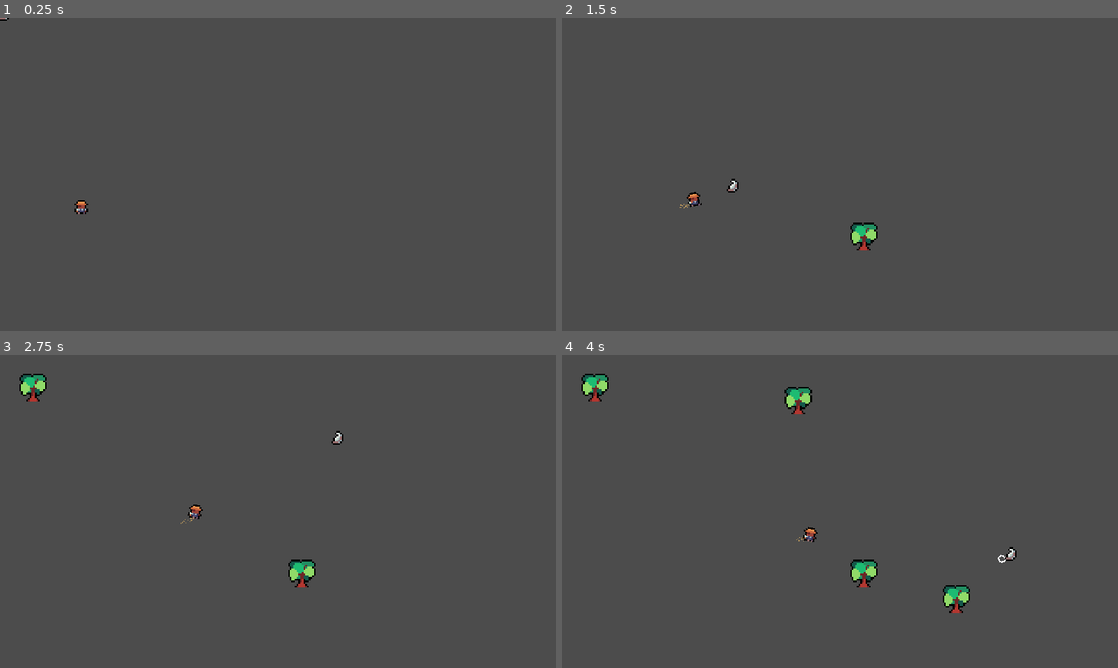
Above: before the commit, frames 1-4 (two rows, left to right).
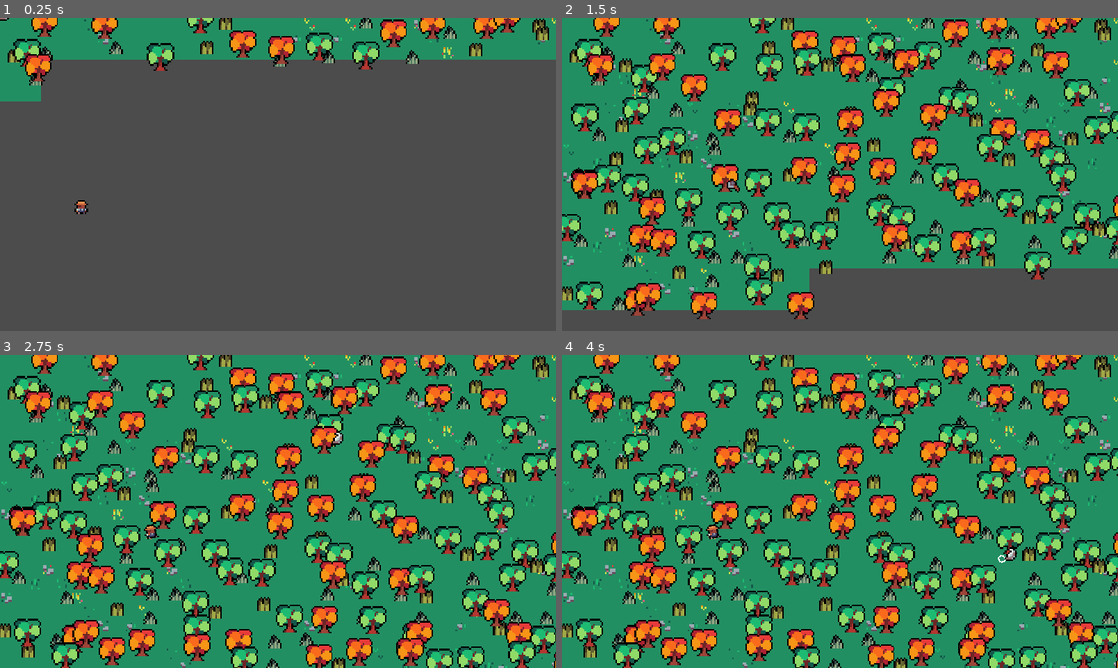
Above: after the commit, the same moments.

Repository: Fleyvera/FarmerLike
Game: Godot game, scene res://Scenes/Game.tscn
Same seed, same stepped clock (60 frames per second), same inputs: the game is played once before the commit and once after it.
Inputs (mouse positions are in pixels of both pictures, inside the frame that each line leads up to):
- Up to frame 1 (0.25 s): no input
- Up to frame 2 (1.5 s): move the mouse to (962, 158) at 0.52 s; click (962, 158) at 0.6 s; right-click (962, 158) at 0.8 s; move the mouse to (728, 190) at 1.27 s; right-click (728, 190) at 1.35 s
- Up to frame 3 (2.75 s): click (166, 527) at 1.55 s; move the mouse to (333, 442) at 2.02 s; click (333, 442) at 2.1 s; right-click (333, 442) at 2.3 s
- Up to frame 4 (4 s): move the mouse to (812, 574) at 2.77 s; right-click (812, 574) at 2.85 s; click (812, 574) at 3.05 s; move the mouse to (1006, 558) at 3.52 s; click (1006, 558) at 3.6 s; right-click (1006, 558) at 3.8 s

The runs differ from the first frame. In frame 1, 15% of the frame differs, in the area x 0-100%, y 0-27%; in frame 2, 86%; in frame 3, 99%, in the area x 0-100%, y 0-100%; in frame 4, 99%.

Commit message:
4° Att
Add Map Generator System
Add 2 trees and grass
Fix on mouse

Diff:
--- /dev/null
+++ b/Prefabs/GrassPool.tscn
@@ -0,0 +1,189 @@
+[gd_scene load_steps=9 format=2]
+
+[ext_resource path="res://Sprites/TinyRanch_MapDecorations.png" type="Texture" id=1]
+[ext_resource path="res://Scripts/Grass.gd" type="Script" id=2]
+[ext_resource path="res://Scripts/GrassPool.gd" type="Script" id=3]
+
+[sub_resource type="RectangleShape2D" id=11]
+extents = Vector2( 4, 1 )
+
+[sub_resource type="Animation" id=16]
+resource_name = "Pluck"
+length = 0.4
+loop = true
+tracks/0/type = "value"
+tracks/0/path = NodePath("Sprite:position")
+tracks/0/interp = 1
+tracks/0/loop_wrap = true
+tracks/0/imported = false
+tracks/0/enabled = true
+tracks/0/keys = {
+"times": PoolRealArray( 0, 0.1, 0.2, 0.3 ),
+"transitions": PoolRealArray( 1, 1, 1, 1 ),
+"update": 0,
+"values": [ Vector2( 0, 0 ), Vector2( 0.5, 0 ), Vector2( 0, 0 ), Vector2( -0.5, 0 ) ]
+}
+
+[sub_resource type="Animation" id=14]
+length = 0.001
+tracks/0/type = "value"
+tracks/0/path = NodePath("Sprite:rotation_degrees")
+tracks/0/interp = 1
+tracks/0/loop_wrap = true
+tracks/0/imported = false
+tracks/0/enabled = true
+tracks/0/keys = {
+"times": PoolRealArray( 0 ),
+"transitions": PoolRealArray( 1 ),
+"update": 0,
+"values": [ 0.0 ]
+}
+tracks/1/type = "value"
+tracks/1/path = NodePath("Sprite:position")
+tracks/1/interp = 1
+tracks/1/loop_wrap = true
+tracks/1/imported = false
+tracks/1/enabled = true
+tracks/1/keys = {
+"times": PoolRealArray( 0 ),
+"transitions": PoolRealArray( 1 ),
+"update": 0,
+"values": [ Vector2( 0, 0 ) ]
+}
+
+[sub_resource type="Animation" id=17]
+resource_name = "Pluck"
+length = 0.4
+loop = true
+tracks/0/type = "value"
+tracks/0/path = NodePath("Sprite:position")
+tracks/0/interp = 1
+tracks/0/loop_wrap = true
+tracks/0/imported = false
+tracks/0/enabled = true
+tracks/0/keys = {
+"times": PoolRealArray( 0, 0.1, 0.2, 0.3 ),
+"transitions": PoolRealArray( 1, 1, 1, 1 ),
+"update": 0,
+"values": [ Vector2( 0, 0 ), Vector2( 0.5, 0 ), Vector2( 0, 0 ), Vector2( -0.5, 0 ) ]
+}
+
+[sub_resource type="Animation" id=18]
+length = 0.001
+tracks/0/type = "value"
+tracks/0/path = NodePath("Sprite:rotation_degrees")
+tracks/0/interp = 1
+tracks/0/loop_wrap = true
+tracks/0/imported = false
+tracks/0/enabled = true
+tracks/0/keys = {
+"times": PoolRealArray( 0 ),
+"transitions": PoolRealArray( 1 ),
+"update": 0,
+"values": [ 0.0 ]
+}
+tracks/1/type = "value"
+tracks/1/path = NodePath("Sprite:position")
+tracks/1/interp = 1
+tracks/1/loop_wrap = true
+tracks/1/imported = false
+tracks/1/enabled = true
+tracks/1/keys = {
+"times": PoolRealArray( 0 ),
+"transitions": PoolRealArray( 1 ),
+"update": 0,
+"values": [ Vector2( 0, 0 ) ]
+}
+
+[node name="GrassPool" type="Node2D"]
+z_index = 2
+script = ExtResource( 3 )
+
+[node name="Grass" type="StaticBody2D" parent="." groups=["Grass"]]
+position = Vector2( 1, -2 )
+scale = Vector2( 3, 3 )
+script = ExtResource( 2 )
+
+[node name="CollisionShape2D" type="CollisionShape2D" parent="Grass"]
+position = Vector2( 0, 2.66667 )
+shape = SubResource( 11 )
+disabled = true
+
+[node name="ActionArea" type="Area2D" parent="Grass" groups=["Grass"]]
+
+[node name="CollisionPolygon2D" type="CollisionPolygon2D" parent="Grass/ActionArea"]
+polygon = PoolVector2Array( -3.66667, 3.66667, -3.66667, 1.33333, -2.66667, -0.666667, -0.333333, -4, 3, -1, 4, 1, 4, 4, -3.66667, 4 )
+
+[node name="Sprite" type="Sprite" parent="Grass"]
+texture = ExtResource( 1 )
+region_enabled = true
+region_rect = Rect2( 16.0493, 0.119152, 7.8299, 7.83924 )
+
+[node name="AnimationPlayer" type="AnimationPlayer" parent="Grass"]
+anims/Pluck = SubResource( 16 )
+anims/RESET = SubResource( 14 )
+
+[node name="GrassFx" type="CPUParticles2D" parent="Grass"]
+rotation = -1.5708
+emitting = false
+amount = 50
+lifetime = 1.5
+speed_scale = 1.5
+local_coords = false
+emission_shape = 1
+emission_sphere_radius = 3.0
+gravity = Vector2( 0, 45 )
+initial_velocity = 10.0
+angular_velocity = 200.0
+angle = 360.0
+angle_random = 1.0
+scale_amount = 2.5
+scale_amount_random = 1.0
+color = Color( 0.445285, 0.561523, 0.374532, 1 )
+
+[node name="Grass2" type="StaticBody2D" parent="." groups=["Grass"]]
+position = Vector2( 29, -2 )
+scale = Vector2( 3, 3 )
+script = ExtResource( 2 )
+
+[node name="CollisionShape2D" type="CollisionShape2D" parent="Grass2"]
+position = Vector2( 0, 2.66667 )
+shape = SubResource( 11 )
+disabled = true
+
+[node name="ActionArea" type="Area2D" parent="Grass2" groups=["Grass"]]
+
+[node name="CollisionPolygon2D" type="CollisionPolygon2D" parent="Grass2/ActionArea"]
+polygon = PoolVector2Array( -3.66667, 3.66667, -3.66667, 1.33333, -3.66667, -2, -2, -3.33333, 3.66667, -3, 4, 1, 4, 4, -3.66667, 4 )
+
+[node name="Sprite" type="Sprite" parent="Grass2"]
+texture = ExtResource( 1 )
+region_enabled = true
+region_rect = Rect2( 8.11952, 8.05215, 7.76885, 7.89833 )
+
+[node name="AnimationPlayer" type="AnimationPlayer" parent="Grass2"]
+anims/Pluck = SubResource( 17 )
+anims/RESET = SubResource( 18 )
+
+[node name="GrassFx" type="CPUParticles2D" parent="Grass2"]
+rotation = -1.5708
+emitting = false
+amount = 50
+lifetime = 1.5
+speed_scale = 1.5
+local_coords = false
+emission_shape = 1
+emission_sphere_radius = 3.0
+gravity = Vector2( 0, 45 )
+initial_velocity = 10.0
+angular_velocity = 200.0
+angle = 360.0
+angle_random = 1.0
+scale_amount = 2.5
+scale_amount_random = 1.0
+color = Color( 0.445285, 0.561523, 0.374532, 1 )
+
+[connection signal="area_shape_entered" from="Grass/ActionArea" to="Grass" method="_on_ActionArea_area_shape_entered"]
+[connection signal="area_shape_exited" from="Grass/ActionArea" to="Grass" method="_on_ActionArea_area_shape_exited"]
+[connection signal="area_shape_entered" from="Grass2/ActionArea" to="Grass2" method="_on_ActionArea_area_shape_entered"]
+[connection signal="area_shape_exited" from="Grass2/ActionArea" to="Grass2" method="_on_ActionArea_area_shape_exited"]
--- /dev/null
+++ b/Prefabs/MapPool.tscn
@@ -0,0 +1,139 @@
+[gd_scene load_steps=4 format=2]
+
+[ext_resource path="res://Sprites/TinyRanch_Tiles.png" type="Texture" id=1]
+[ext_resource path="res://Scripts/MapPool.gd" type="Script" id=2]
+
+[sub_resource type="TileSet" id=1]
+0/name = "TinyRanch_Tiles.png 0"
+0/texture = ExtResource( 1 )
+0/tex_offset = Vector2( 0, 0 )
+0/modulate = Color( 1, 1, 1, 1 )
+0/region = Rect2( 0, 0, 64, 24 )
+0/tile_mode = 2
+0/autotile/icon_coordinate = Vector2( 0, 0 )
+0/autotile/tile_size = Vector2( 8, 8 )
+0/autotile/spacing = 0
+0/autotile/occluder_map = [  ]
+0/autotile/navpoly_map = [  ]
+0/autotile/priority_map = [  ]
+0/autotile/z_index_map = [  ]
+0/occluder_offset = Vector2( 0, 0 )
+0/navigation_offset = Vector2( 0, 0 )
+0/shape_offset = Vector2( 0, 0 )
+0/shape_transform = Transform2D( 1, 0, 0, 1, 0, 0 )
+0/shape_one_way = false
+0/shape_one_way_margin = 0.0
+0/shapes = [  ]
+0/z_index = 0
+
+[node name="MapPool" type="Node2D"]
+script = ExtResource( 2 )
+
+[node name="Grass" type="TileMap" parent="."]
+scale = Vector2( 3, 3 )
+z_index = -1
+tile_set = SubResource( 1 )
+cell_size = Vector2( 8, 8 )
+cell_quadrant_size = 8
+cell_custom_transform = Transform2D( 8, 0, 0, 8, 0, 0 )
+format = 1
+tile_data = PoolIntArray( 0, 0, 0, 1, 0, 65536, 2, 0, 65536, 65536, 0, 65536, 65537, 0, 65536, 65538, 0, 65538, 131072, 0, 3, 131073, 0, 65536, 131074, 0, 65536 )
+
+[node name="Grass2" type="TileMap" parent="."]
+position = Vector2( 80, 0 )
+scale = Vector2( 3, 3 )
+z_index = -1
+tile_set = SubResource( 1 )
+cell_size = Vector2( 8, 8 )
+cell_quadrant_size = 8
+cell_custom_transform = Transform2D( 8, 0, 0, 8, 0, 0 )
+format = 1
+tile_data = PoolIntArray( 0, 0, 65536, 1, 0, 65536, 2, 0, 65536, 65536, 0, 65536, 65537, 0, 65536, 65538, 0, 65536, 131072, 0, 65536, 131073, 0, 65536, 131074, 0, 65536 )
+
+[node name="Grass3" type="TileMap" parent="."]
+position = Vector2( 160, 0 )
+scale = Vector2( 3, 3 )
+z_index = -1
+tile_set = SubResource( 1 )
+cell_size = Vector2( 8, 8 )
+cell_quadrant_size = 8
+cell_custom_transform = Transform2D( 8, 0, 0, 8, 0, 0 )
+format = 1
+tile_data = PoolIntArray( 0, 0, 7, 1, 0, 65536, 2, 0, 65536, 65536, 0, 65536, 65537, 0, 65539, 65538, 0, 65536, 131072, 0, 65536, 131073, 0, 65536, 131074, 0, 65542 )
+
+[node name="Grass4" type="TileMap" parent="."]
+position = Vector2( 240, 0 )
+scale = Vector2( 3, 3 )
+z_index = -1
+tile_set = SubResource( 1 )
+cell_size = Vector2( 8, 8 )
+cell_quadrant_size = 8
+cell_custom_transform = Transform2D( 8, 0, 0, 8, 0, 0 )
+format = 1
+tile_data = PoolIntArray( 0, 0, 65536, 1, 0, 4, 2, 0, 65536, 65536, 0, 2, 65537, 0, 65536, 65538, 0, 65536, 131072, 0, 65536, 131073, 0, 65536, 131074, 0, 65536 )
+
+[node name="Grass5" type="TileMap" parent="."]
+position = Vector2( 0, 80 )
+scale = Vector2( 3, 3 )
+z_index = -1
+tile_set = SubResource( 1 )
+cell_size = Vector2( 8, 8 )
+cell_quadrant_size = 8
+cell_custom_transform = Transform2D( 8, 0, 0, 8, 0, 0 )
+format = 1
+tile_data = PoolIntArray( 0, 0, 65537, 1, 0, 65536, 2, 0, 65536, 65536, 0, 65536, 65537, 0, 1, 65538, 0, 65536, 131072, 0, 65536, 131073, 0, 65536, 131074, 0, 65536 )
+
+[node name="Grass6" type="TileMap" parent="."]
+position = Vector2( 80, 80 )
+scale = Vector2( 3, 3 )
+z_index = -1
+tile_set = SubResource( 1 )
+cell_size = Vector2( 8, 8 )
+cell_quadrant_size = 8
+cell_custom_transform = Transform2D( 8, 0, 0, 8, 0, 0 )
+format = 1
+tile_data = PoolIntArray( 0, 0, 65536, 1, 0, 65536, 2, 0, 65536, 65536, 0, 65536, 65537, 0, 65536, 65538, 0, 65536, 131072, 0, 65536, 131073, 0, 65536, 131074, 0, 65536 )
+
+[node name="Grass7" type="TileMap" parent="."]
+position = Vector2( 160, 80 )
+scale = Vector2( 3, 3 )
+z_index = -1
+tile_set = SubResource( 1 )
+cell_size = Vector2( 8, 8 )
+cell_quadrant_size = 8
+cell_custom_transform = Transform2D( 8, 0, 0, 8, 0, 0 )
+format = 1
+tile_data = PoolIntArray( 0, 0, 65536, 1, 0, 65536, 2, 0, 65536, 65536, 0, 65536, 65537, 0, 65536, 65538, 0, 65536, 131072, 0, 65536, 131073, 0, 65536, 131074, 0, 65536 )
+
+[node name="Grass8" type="TileMap" parent="."]
+position = Vector2( 240, 80 )
+scale = Vector2( 3, 3 )
+z_index = -1
+tile_set = SubResource( 1 )
+cell_size = Vector2( 8, 8 )
+cell_quadrant_size = 8
+cell_custom_transform = Transform2D( 8, 0, 0, 8, 0, 0 )
+format = 1
+tile_data = PoolIntArray( 0, 0, 65536, 1, 0, 65536, 2, 0, 65536, 65536, 0, 65536, 65537, 0, 65536, 65538, 0, 65536, 131072, 0, 65536, 131073, 0, 65536, 131074, 0, 65536 )
+
+[node name="Grass9" type="TileMap" parent="."]
+position = Vector2( 80, 160 )
+scale = Vector2( 3, 3 )
+z_index = -1
+tile_set = SubResource( 1 )
+cell_size = Vector2( 8, 8 )
+cell_quadrant_size = 8
+cell_custom_transform = Transform2D( 8, 0, 0, 8, 0, 0 )
+format = 1
+tile_data = PoolIntArray( 0, 0, 65536, 1, 0, 65536, 2, 0, 65536, 65536, 0, 65536, 65537, 0, 65536, 65538, 0, 65536, 131072, 0, 65536, 131073, 0, 65536, 131074, 0, 65536 )
+
+[node name="Grass10" type="TileMap" parent="."]
+position = Vector2( 0, 160 )
+scale = Vector2( 3, 3 )
+z_index = -1
+tile_set = SubResource( 1 )
+cell_size = Vector2( 8, 8 )
+cell_quadrant_size = 8
+cell_custom_transform = Transform2D( 8, 0, 0, 8, 0, 0 )
+format = 1
+tile_data = PoolIntArray( 0, 0, 65536, 1, 0, 65536, 2, 0, 65536, 65536, 0, 65536, 65537, 0, 65536, 65538, 0, 65536, 131072, 0, 65536, 131073, 0, 65536, 131074, 0, 65536 )
--- a/Prefabs/Tree.tscn
+++ b/Prefabs/Tree.tscn
@@ -8,6 +8,7 @@
 extents = Vector2( 4, 1 )
 
 [sub_resource type="RectangleShape2D" id=12]
+extents = Vector2( 3.5, 4.58333 )
 
 [sub_resource type="Animation" id=13]
 resource_name = "DroppingLeft"
@@ -40,6 +41,51 @@
 }
 
 [sub_resource type="Animation" id=14]
+length = 0.001
+tracks/0/type = "value"
+tracks/0/path = NodePath("Sprite:rotation_degrees")
+tracks/0/interp = 1
+tracks/0/loop_wrap = true
+tracks/0/imported = false
+tracks/0/enabled = true
+tracks/0/keys = {
+"times": PoolRealArray( 0 ),
+"transitions": PoolRealArray( 1 ),
+"update": 0,
+"values": [ 0.0 ]
+}
+
+[sub_resource type="Animation" id=16]
+resource_name = "DroppingLeft"
+tracks/0/type = "value"
+tracks/0/path = NodePath("Sprite:rotation_degrees")
+tracks/0/interp = 1
+tracks/0/loop_wrap = true
+tracks/0/imported = false
+tracks/0/enabled = true
+tracks/0/keys = {
+"times": PoolRealArray( 0, 1 ),
+"transitions": PoolRealArray( 1, 1 ),
+"update": 0,
+"values": [ 0.0, -85.0 ]
+}
+
+[sub_resource type="Animation" id=17]
+resource_name = "DroppingRight"
+tracks/0/type = "value"
+tracks/0/path = NodePath("Sprite:rotation_degrees")
+tracks/0/interp = 1
+tracks/0/loop_wrap = true
+tracks/0/imported = false
+tracks/0/enabled = true
+tracks/0/keys = {
+"times": PoolRealArray( 0, 1 ),
+"transitions": PoolRealArray( 1, 1 ),
+"update": 0,
+"values": [ 0.0, 85.0 ]
+}
+
+[sub_resource type="Animation" id=18]
 length = 0.001
 tracks/0/type = "value"
 tracks/0/path = NodePath("Sprite:rotation_degrees")
@@ -73,6 +119,7 @@
 [node name="ActionArea" type="Area2D" parent="Tree" groups=["Tree"]]
 
 [node name="CollisionShape2D" type="CollisionShape2D" parent="Tree/ActionArea"]
+position = Vector2( 0, 3.25 )
 shape = SubResource( 12 )
 
 [node name="Sprite" type="Sprite" parent="Tree"]
@@ -104,5 +151,55 @@
 scale_amount_random = 1.0
 color = Color( 0.768627, 0.619608, 0.619608, 1 )
 
+[node name="Tree2" type="StaticBody2D" parent="." groups=["Tree"]]
+position = Vector2( 56, 0 )
+scale = Vector2( 3, 3 )
+z_index = 2
+script = ExtResource( 2 )
+__meta__ = {
+"_edit_group_": true
+}
+
+[node name="CollisionShape2D" type="CollisionShape2D" parent="Tree2"]
+position = Vector2( 0, 7 )
+shape = SubResource( 11 )
+
+[node name="ActionArea" type="Area2D" parent="Tree2" groups=["Tree"]]
+
+[node name="CollisionShape2D" type="CollisionShape2D" parent="Tree2/ActionArea"]
+position = Vector2( 0, 3.25 )
+shape = SubResource( 12 )
+
+[node name="Sprite" type="Sprite" parent="Tree2"]
+position = Vector2( -0.0413322, 8 )
+texture = ExtResource( 1 )
+offset = Vector2( 0, -8 )
+region_enabled = true
+region_rect = Rect2( 0.154881, 16.1119, 15.5889, 15.8466 )
+
+[node name="AnimationPlayer" type="AnimationPlayer" parent="Tree2"]
+anims/DroppingLeft = SubResource( 16 )
+anims/DroppingRight = SubResource( 17 )
+anims/RESET = SubResource( 18 )
+
+[node name="TreeFx" type="CPUParticles2D" parent="Tree2"]
+position = Vector2( 0, 5 )
+emitting = false
+amount = 50
+explosiveness = 0.2
+lifetime_randomness = 1.0
+local_coords = false
+emission_shape = 1
+emission_sphere_radius = 3.0
+radial_accel = 50.0
+radial_accel_random = 1.0
+angle = 50.0
+angle_random = 1.0
+scale_amount = 2.5
+scale_amount_random = 1.0
+color = Color( 0.768627, 0.619608, 0.619608, 1 )
+
 [connection signal="area_shape_entered" from="Tree/ActionArea" to="Tree" method="_on_ActionArea_area_shape_entered"]
 [connection signal="area_shape_exited" from="Tree/ActionArea" to="Tree" method="_on_ActionArea_area_shape_exited"]
+[connection signal="area_shape_entered" from="Tree2/ActionArea" to="Tree2" method="_on_ActionArea_area_shape_entered"]
+[connection signal="area_shape_exited" from="Tree2/ActionArea" to="Tree2" method="_on_ActionArea_area_shape_exited"]
--- a/Scenes/Farmer.tscn
+++ b/Scenes/Farmer.tscn
@@ -87,6 +87,7 @@
 }
 
 [node name="FarmerRoot" type="Node2D"]
+z_index = 1
 
 [node name="MousePoint" type="Area2D" parent="."]
 position = Vector2( -139, 293 )
--- a/Scenes/Game.tscn
+++ b/Scenes/Game.tscn
@@ -138,7 +138,6 @@
 rotation = -0.10472
 frames = SubResource( 5 )
 animation = "Walk"
-frame = 1
 playing = true
 flip_h = true
 __meta__ = {
--- a/Scenes/Mouse.tscn
+++ b/Scenes/Mouse.tscn
@@ -4,7 +4,7 @@
 [ext_resource path="res://Sprites/TinyRanch_Items.png" type="Texture" id=2]
 
 [sub_resource type="RectangleShape2D" id=1]
-extents = Vector2( 3, 3.16667 )
+extents = Vector2( 0.5, 0.583335 )
 
 [node name="Mouse" type="Node2D" groups=["Mouse"]]
 scale = Vector2( 3, 3 )
@@ -23,5 +23,5 @@
 [node name="CollisionShape2D" type="CollisionShape2D" parent="Area2D"]
 shape = SubResource( 1 )
 
-[connection signal="area_shape_entered" from="Area2D" to="." method="_on_Area2D_area_shape_entered"]
-[connection signal="area_shape_exited" from="Area2D" to="." method="_on_Area2D_area_shape_exited"]
+[connection signal="area_entered" from="Area2D" to="." method="_on_Area2D_area_entered"]
+[connection signal="area_exited" from="Area2D" to="." method="_on_Area2D_area_exited"]
--- a/Scripts/Global.gd
+++ b/Scripts/Global.gd
@@ -5,8 +5,11 @@
 
 var acting = false
 
+#Arvores
 var cuttingTime = 5
 
+#Gramas
+var pluckTime = 2
 
 # Called when the node enters the scene tree for the first time.
 func _ready():
--- /dev/null
+++ b/Scripts/Grass.gd
@@ -0,0 +1,102 @@
+extends StaticBody2D
+
+var clickOn = false
+onready var farmer = get_node("../FarmerRoot/Farmer")
+const actionBar = preload("res://Scenes/ActionBar.tscn")
+
+func _ready():
+	pass
+
+
+
+func _process(delta):
+
+	drop(delta)
+
+	pass
+
+
+#Sistema de cair
+func drop(delta):
+
+
+	if Input.is_action_just_pressed("RightClick") and clickOn:
+
+		#pega distancia para ver se e possivel interacao
+		var distance = Vector2(global_position).distance_to(farmer.global_position)
+
+		#testa se esta perto para interagir
+		if distance >= 45:
+			print("Você está muito longe")
+		elif distance <= 45 and Global.acting == false:
+			#Iniciar interacao
+			Global.acting = true
+#			$ActionArea.queue_free()
+
+			#Chamar barrinha de progresso
+			actionBar()
+
+
+
+			#Teste para ver qual lado cair
+			var dropAnim
+
+			if global_position.x > farmer.global_position.x:
+				dropAnim = "Pluck"
+			else:
+				dropAnim = "Pluck"
+
+
+
+			#Sistema de queda
+			$GrassFx.emitting = true
+			yield(get_tree().create_timer(Global.pluckTime), "timeout")
+			z_index = 0
+			$GrassFx.emitting = false
+			$AnimationPlayer.play(dropAnim)
+			yield(get_tree().create_timer(1), "timeout")
+			queue_free()
+
+			#Finalizar interacao
+			Global.acting = false
+		print(distance)
+
+	pass
+
+
+#Sistema de chamar barrinha de acao
+func actionBar():
+
+	var nActionBar = actionBar.instance()
+
+	nActionBar.time = Global.pluckTime
+
+	nActionBar.global_position = global_position
+
+	get_parent().add_child(nActionBar)
+
+
+	pass
+
+
+#Sistema de interacao com o mouse
+func _on_ActionArea_area_shape_entered(area_rid, area, area_shape_index, local_shape_index):
+
+	if area.is_in_group("Mouse"):
+
+		clickOn = true
+
+
+
+	pass
+
+
+func _on_ActionArea_area_shape_exited(area_rid, area, area_shape_index, local_shape_index):
+
+	if area != null and area.is_in_group("Mouse"):
+
+		clickOn = false
+
+
+
+	pass # Replace with function body.
--- /dev/null
+++ b/Scripts/GrassPool.gd
@@ -0,0 +1,23 @@
+extends Node2D
+
+
+
+func spawnGrass(valor):
+	return get_children()[valor].duplicate()
+
+func spawnRandomGrass():
+	return get_children()[rand_range(0 , get_children().size()) ].duplicate()
+
+
+func _ready():
+
+
+
+	pass
+
+
+
+func _process(delta):
+
+
+	pass
--- a/Scripts/MapGenerator.gd
+++ b/Scripts/MapGenerator.gd
@@ -2,6 +2,13 @@
 
 
 var treePool = preload("res://Prefabs/Tree.tscn")
+
+var grassPool = preload("res://Prefabs/GrassPool.tscn")
+
+var mapPool = preload("res://Prefabs/MapPool.tscn")
+var setMapSize = 14
+var trueMapSize = 0
+var mapSize = 0
 
 
 func _ready():
@@ -10,6 +17,9 @@
 
 
 func _process(delta):
+
+	mapSpawner()
+
 	pass
 
 
@@ -20,14 +30,56 @@
 
 	randomize()
 
-	tree.global_position = Vector2(rand_range(0 , get_viewport().size.x) , rand_range(0 , get_viewport().size.y) )
+	tree.position = position + Vector2(rand_range(0 , 72) , rand_range(0 , 72))
 
 	get_owner().call_deferred("add_child", tree)
 	pass
 
+func grassSpawner():
+	var nGrassPool = grassPool.instance()
+
+	var grass = nGrassPool.spawnRandomGrass()
+
+	randomize()
+
+	grass.position = position + Vector2(rand_range(0 , 72) , rand_range(0 , 72))
+
+	get_owner().call_deferred("add_child", grass)
+	pass
+
+func mapSpawner():
+
+	# X 72 e Y 72
+
+	if mapSize <= setMapSize and trueMapSize < setMapSize:
+		mapSize += 1
+
+		var nMapPool = mapPool.instance()
+
+		var map = nMapPool.spawnRandomMap()
+
+		randomize()
+
+		map.global_position = global_position
+
+		get_owner().call_deferred("add_child", map)
+
+		treeSpawner()
+		grassSpawner()
+
+		global_position += Vector2(72 , 0)
+
+		if mapSize >= setMapSize:
+			global_position.x = 0
+			global_position += Vector2(0 , 72)
+			mapSize = 0
+			trueMapSize += 1
+
+		print(global_position)
+		print(mapSize)
+
+	pass
+
 
 func _on_Timer_timeout():
-
-	treeSpawner()
-
 	pass # Replace with function body.
--- /dev/null
+++ b/Scripts/MapPool.gd
@@ -0,0 +1,17 @@
+extends Node2D
+
+
+func spawnMap(valor):
+	return get_children()[valor].duplicate()
+
+func spawnRandomMap():
+	return get_children()[rand_range(0 , get_children().size()) ].duplicate()
+
+
+func _ready():
+	pass
+
+
+
+func _process(delta):
+	pass
--- a/Scripts/Mouse.gd
+++ b/Scripts/Mouse.gd
@@ -29,17 +29,26 @@
 	pass
 
 
-func _on_Area2D_area_shape_entered(area_rid, area, area_shape_index, local_shape_index):
+
+
+
+
+
+func _on_Area2D_area_entered(area):
 
 	if area.is_in_group("Tree"):
 		$Sprite.frame = 14
+	elif area.is_in_group("Grass"):
+		$Sprite.frame = 16
 
 	pass
 
 
-func _on_Area2D_area_shape_exited(area_rid, area, area_shape_index, local_shape_index):
+func _on_Area2D_area_exited(area):
 
 	if area != null and area.is_in_group("Tree"):
 		$Sprite.frame = 12
+	elif area != null and area.is_in_group("Grass"):
+		$Sprite.frame = 12
 
 	pass # Replace with function body.
--- a/project.godot
+++ b/project.godot
@@ -22,6 +22,7 @@
 
 window/size/width=960
 window/size/height=540
+window/size/fullscreen=true
 window/stretch/mode="2d"
 window/stretch/aspect="keep"
 
Not shown: 1 places in Prefabs/Tree.tscn that only renumber resources
